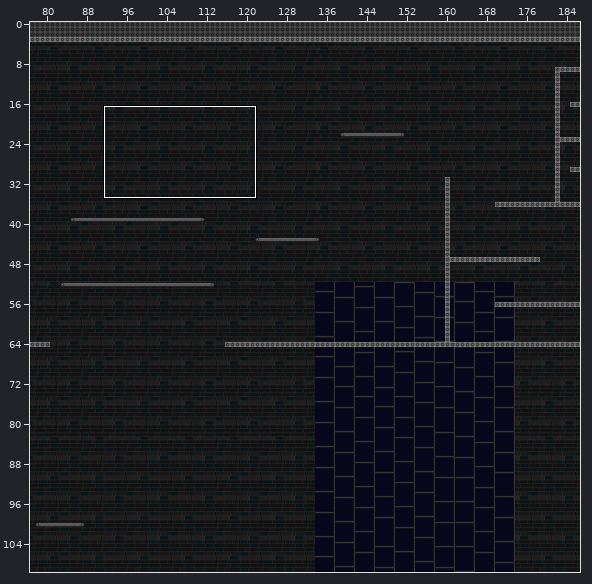
Two states of a Tiled map, graphics/arena.tmx. The picture above shows the old version from afar; the outline marks the close-up.
Close-up. Old version:
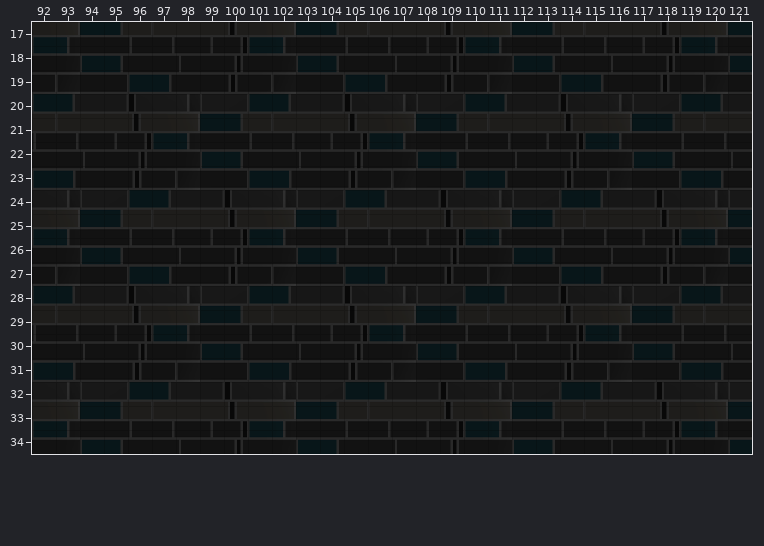
Cells are 32x32 px. Shown: x 92..121, y 17..34. The commit also changed other parts of the map, which this record leaves out.
The result:
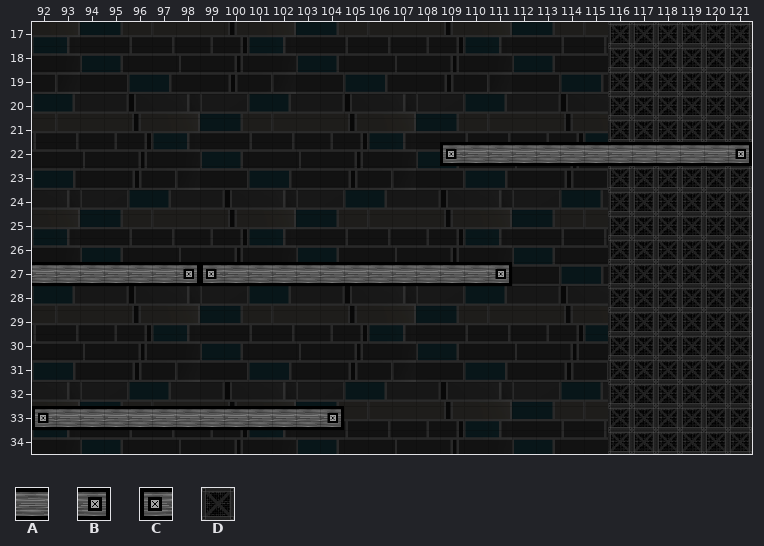
Key: from "tileset-1": A 4, B 7, C 10, D 85.
_ is an empty cell.
The edit:
Layer "cratebg":
The author put tile D in rows 17 to 21 at x 116 to 121; in rows 23 to 34 at x 116 to 121.
Layer "Main":
The author put tile A in row 22 at x 110 to 120; in row 27 at x 92 to 97 and 100 to 110; in row 33 at x 93 to 103.
The author put tile B in row 22 at x 121; in row 27 at x 98 and 111; in row 33 at x 104.
The author put tile C in row 22 at x 109; in row 27 at x 99; in row 33 at x 92.
Changed places in both close-ups, as pixel boxes (x1, y1, x2, y2):
added: (32, 22, 752, 454)
